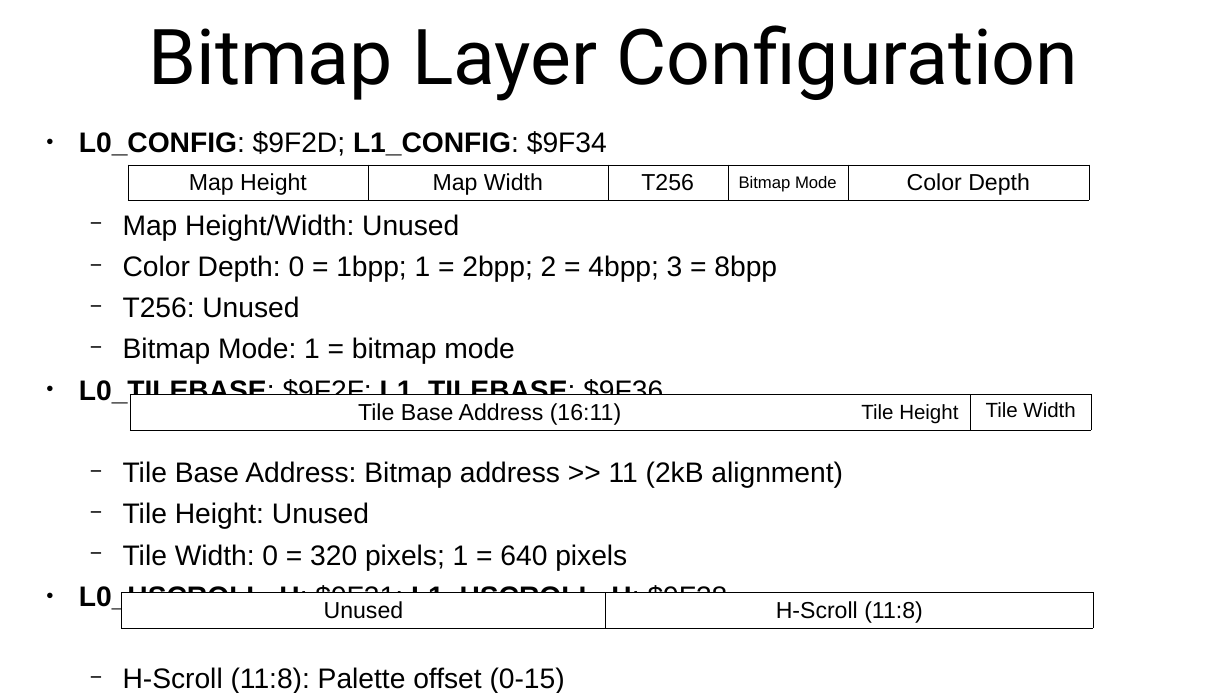
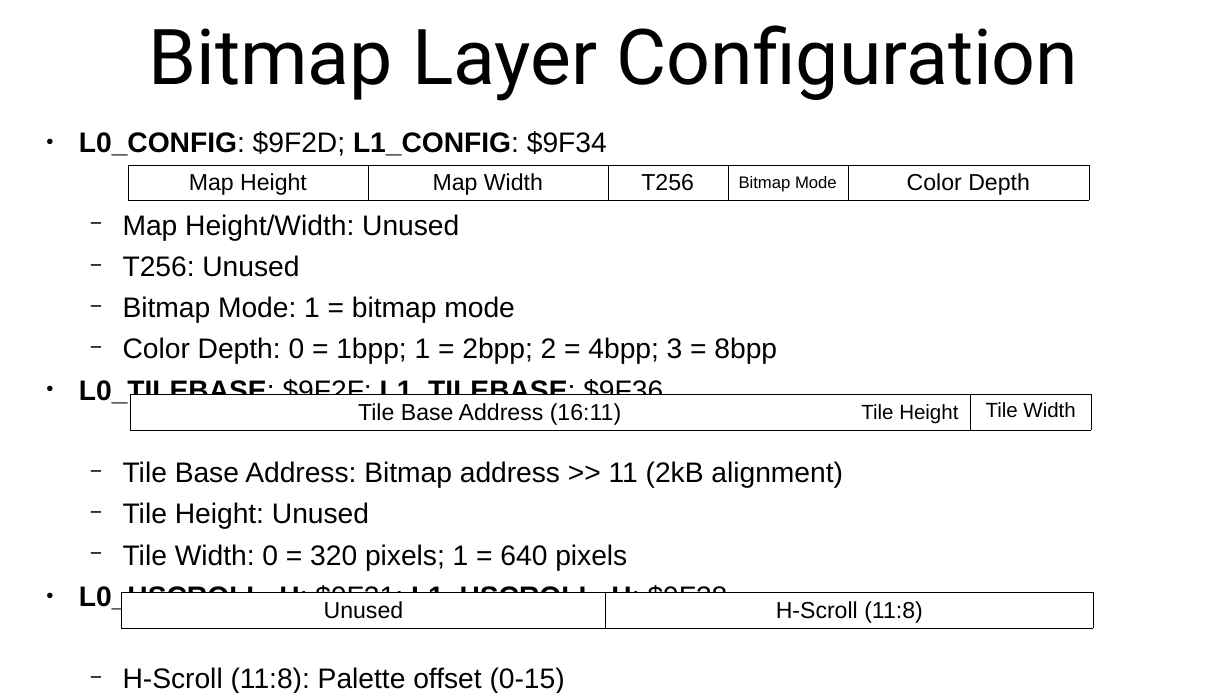
Before and after one commit to SlithyMatt/x16-assembly-tutorial, a slide deck: slide 4 of Lesson15/Lesson15.odp (slide 3 before the commit). Drawn at 1232x693 pixels with LibreOffice and Linux fonts; fonts in the diff are those of the drawing. Boxes give left, top, right and bottom in pixels: in the first picture for what was removed or moved away, otherwise in the second. Text is boxed around its words. In the diff, an @@ line names an element or a change of style, - is before the commit and + after.

```diff
--- a/Lesson15/Lesson15.odp
+++ b/Lesson15/Lesson15.odp
@@ text at (x1=123, y1=255, x2=777, y2=282): paragraph removed @@
-  − Color Depth: 0 = 1bpp; 1 = 2bpp; 2 = 4bpp; 3 = 8bpp
@@ text at (x1=123, y1=337, x2=777, y2=364): paragraph added @@
+  − Color Depth: 0 = 1bpp; 1 = 2bpp; 2 = 4bpp; 3 = 8bpp
```
Also in this commit, not shown: 1 slide added, 1 other file.
